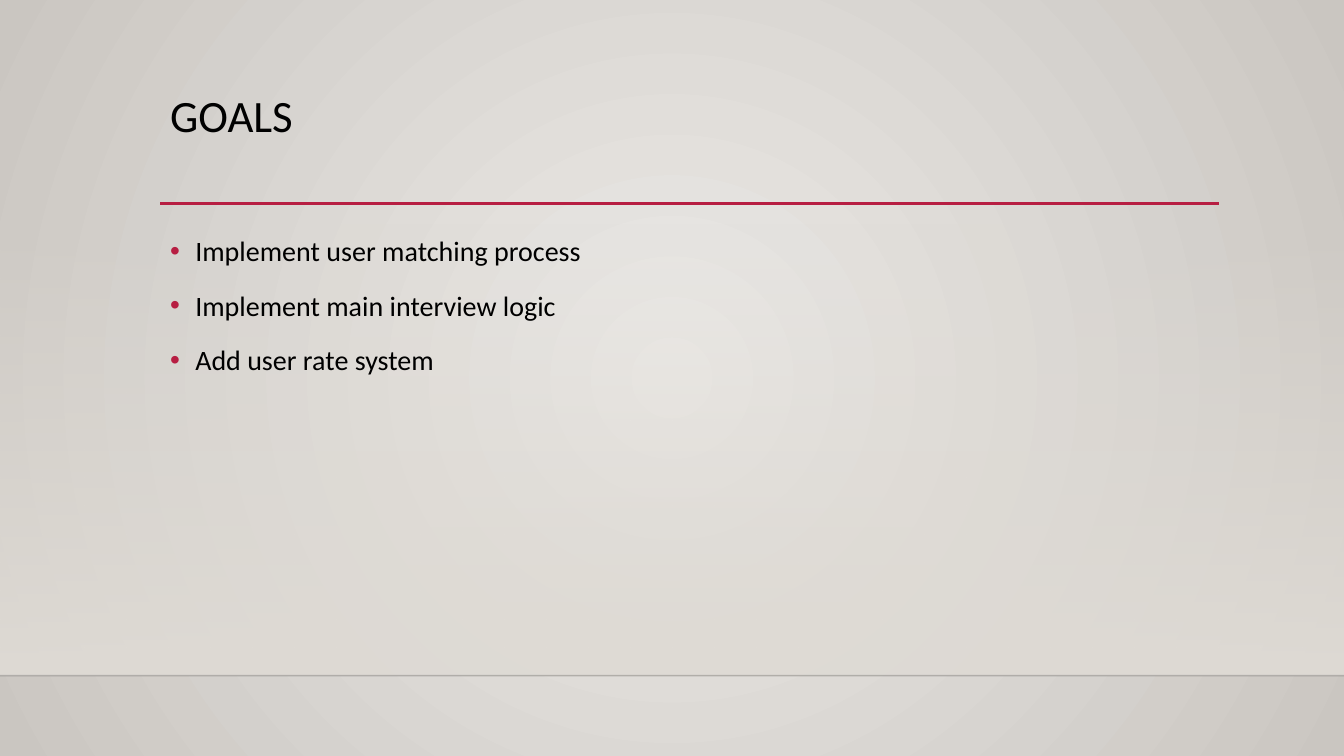
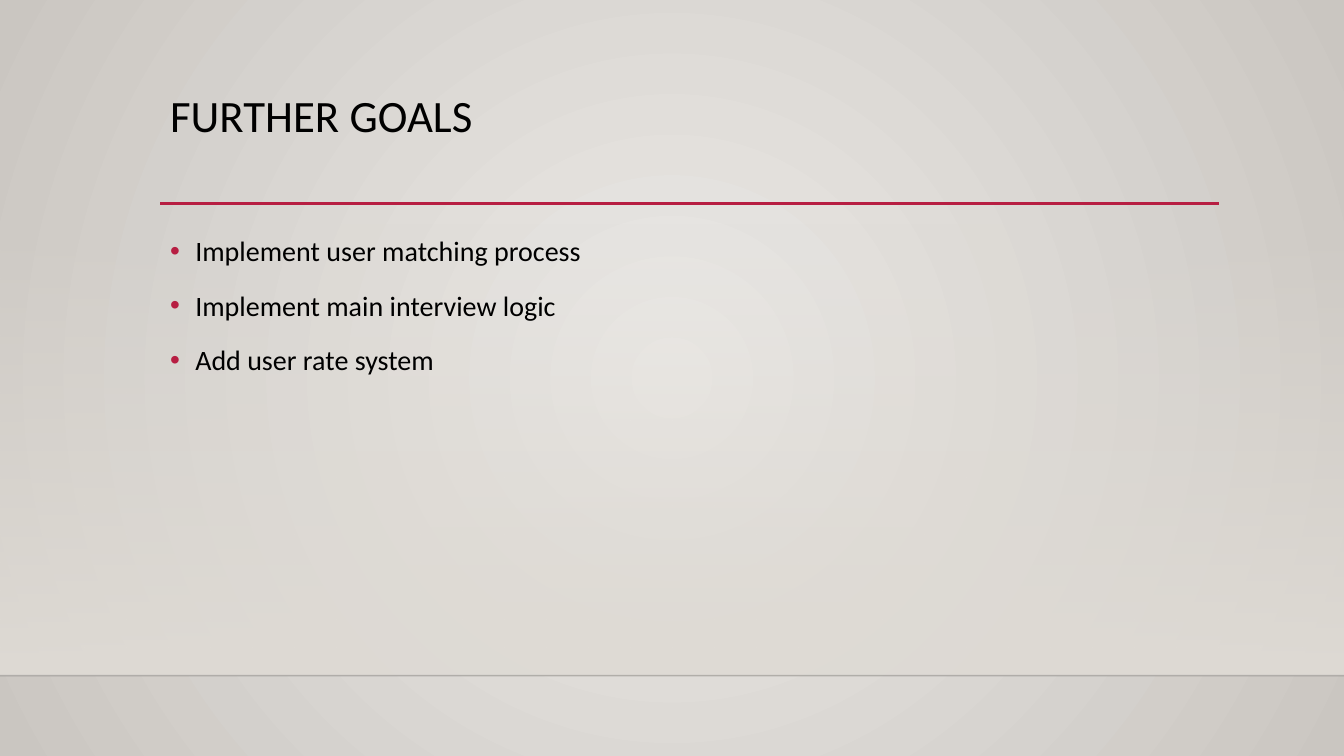
Before and after one commit to grayy921013/Mock, a slide deck: slide 5 of sprint-presentations/sprint1-presentation.pptx. Drawn at 1344x756 pixels with LibreOffice and Linux fonts; fonts in the diff are those of the drawing; background and template pictures are left out. Boxes give left, top, right and bottom in pixels: in the first picture for what was removed or moved away, otherwise in the second. Text is boxed around its words. In the diff, an @@ line names an element or a change of style, - is before the commit and + after.

```diff
--- a/sprint-presentations/sprint1-presentation.pptx
+++ b/sprint-presentations/sprint1-presentation.pptx
@@ title at [170, 103, 473, 133]: text changed @@
-GOALS
+FURTHER GOALS
```
Also in this commit, not shown: 1 other file.
